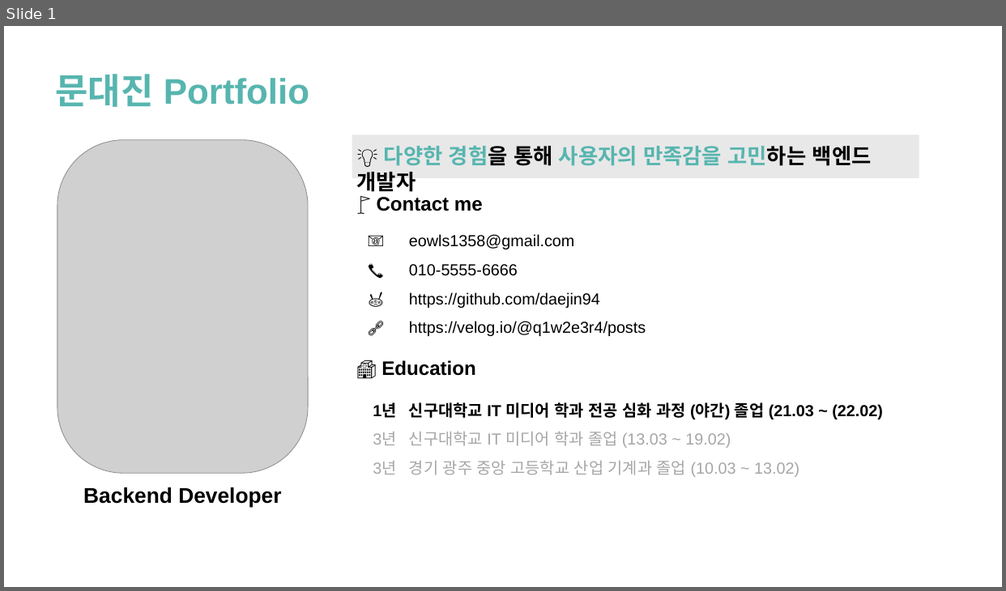
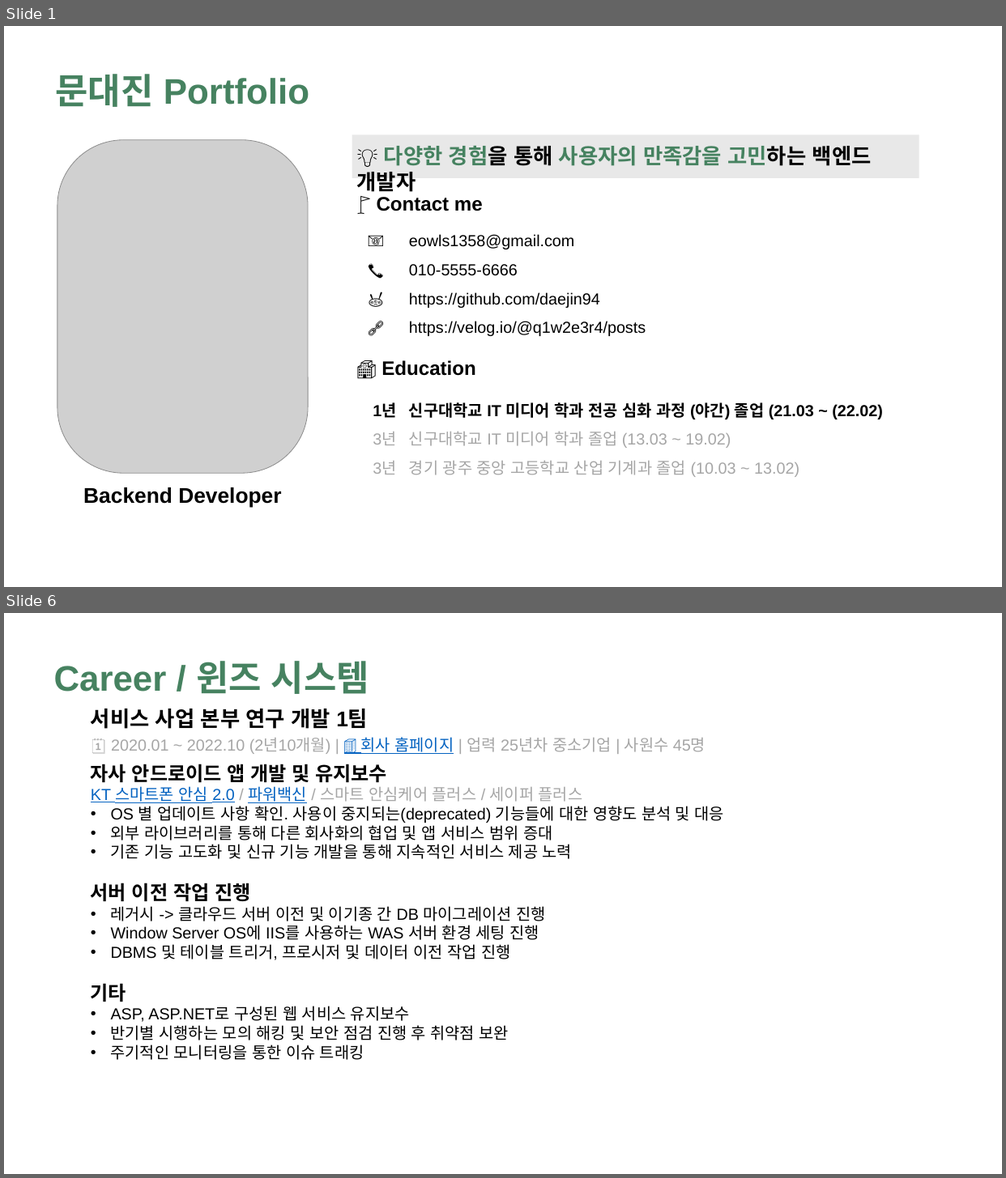
Before and after one commit to daejin94/daejin_port_folio, a slide deck: 문대진_포트폴리오용.pptx. Shown one above the other, each under a label of ours: slide 1 before the commit, slides 1 and 6 after it; the slides between them are not shown. The pictures are 1006x591 and 1006x1178 pixels, drawn with LibreOffice and Linux fonts; fonts in the diff are those of the drawing; grey boxes stand for pictures. Boxes give left, top, right and bottom in pixels: in the first picture for what was removed or moved away, otherwise in the second. Text is boxed around its words. In the diff, an @@ line names an element or a change of style, - is before the commit and + after.

Commit message:
교육 및 커리어 작성 완료. 프로젝트 미완성

```diff
--- a/문대진_포트폴리오용.pptx
+++ b/문대진_포트폴리오용.pptx
@@ slide 6 added at [4, 613, 1002, 1174], background #FFFFFF @@
@@ text added at [54, 661, 369, 694], 40 pt, text #468260, bold @@
+Career / 윈즈 시스템
@@ text added at [91, 709, 368, 729], 24 pt, text #000000, bold @@
+서비스 사업 본부 연구 개발 1팀
@@ text added at [91, 737, 705, 754], 18 pt, text #A6A6A6 @@
+🗓️ 2020.01 ~ 2022.10 (2년10개월) | 🏢 회사 홈페이지 | 업력 25년차 중소기업 | 사원수 45명
@@ text added at [91, 764, 724, 1060], 18 pt, text #000000 @@
+자사 안드로이드 앱 개발 및 유지보수
+KT 스마트폰 안심 2.0 / 파워백신 / 스마트 안심케어 플러스 / 세이퍼 플러스
+• OS 별 업데이트 사항 확인. 사용이 중지되는(deprecated) 기능들에 대한 영향도 분석 및 대응
+• 외부 라이브러리를 통해 다른 회사화의 협업 및 앱 서비스 범위 증대
+• 기존 기능 고도화 및 신규 기능 개발을 통해 지속적인 서비스 제공 노력
+서버 이전 작업 진행
+• 레거시 -> 클라우드 서버 이전 및 이기종 간 DB 마이그레이션 진행
+• Window Server OS에 IIS를 사용하는 WAS 서버 환경 세팅 진행
+• DBMS 및 테이블 트리거, 프로시저 및 데이터 이전 작업 진행
+기타
+• ASP, ASP.NET로 구성된 웹 서비스 유지보수
+• 반기별 시행하는 모의 해킹 및 보안 점검 진행 후 취약점 보완
+• 주기적인 모니터링을 통한 이슈 트래킹
@@ slide 1 changed as well @@
@@ text "문대진 Portfolio" at [56, 74, 309, 107]: text colour #57B5AF to #468260 @@
@@ text "💡 다양한 경험을 통해 사용자의 ..." at [357, 145, 872, 192]: text colour #57B5AF to #468260 in "다양한 경험을 사용자의 만족감을 고민하는" @@
```
Also in this commit, not shown: 3 other slides changed, 5 other slides added.
